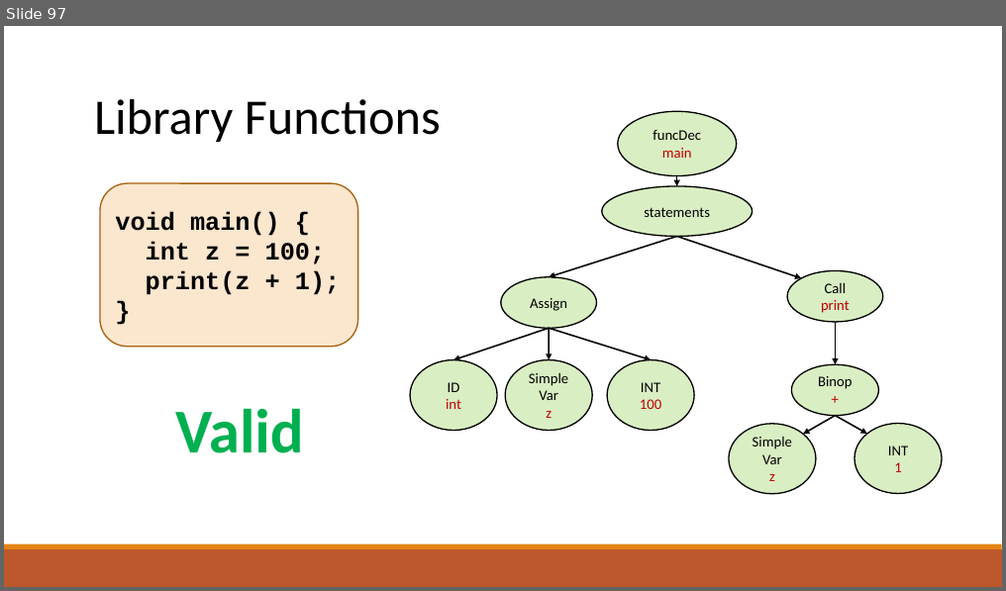
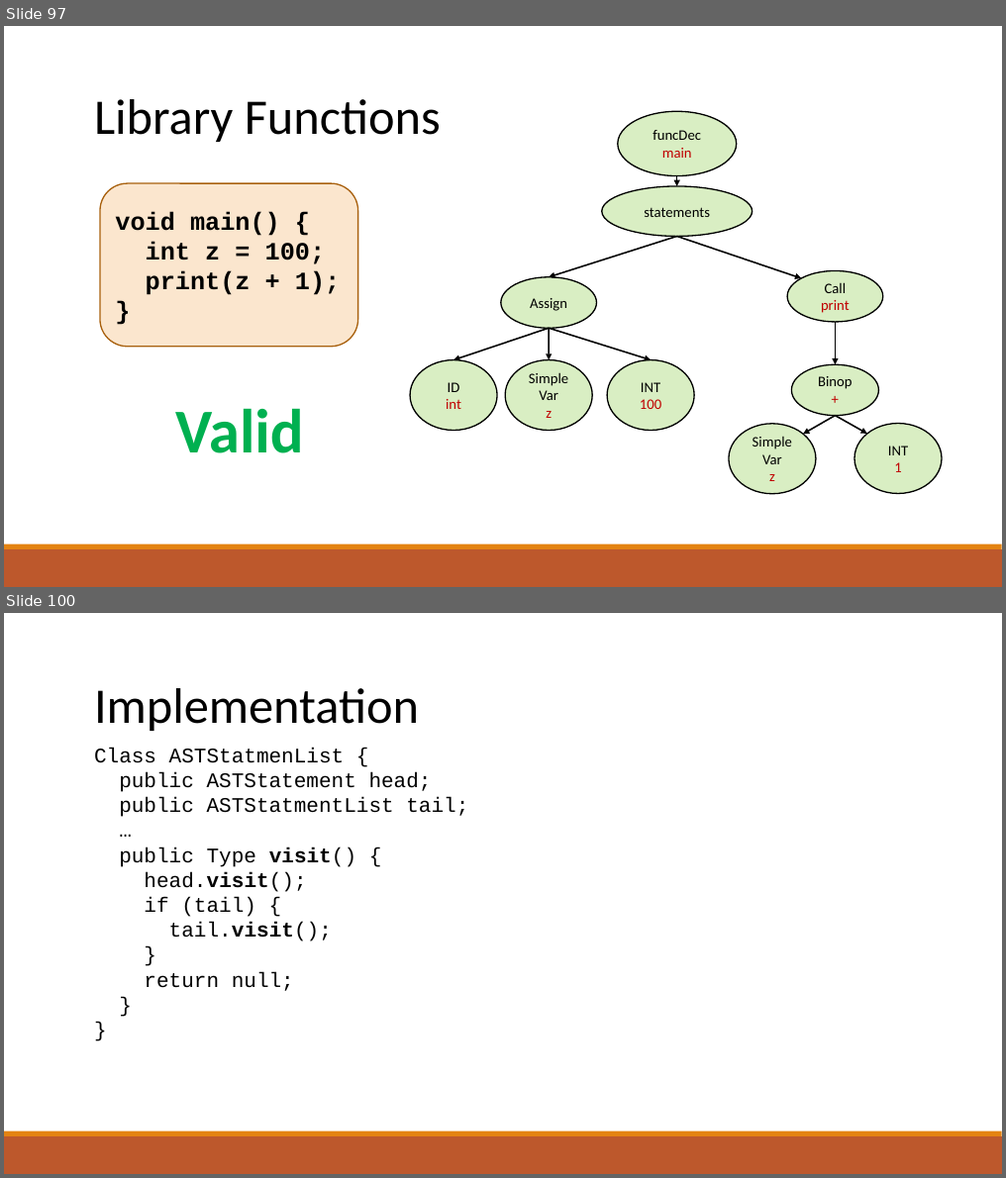
Before and after one commit to raghadzeidan/COMPILATION_TAU_FOR_STUDENTS, a slide deck: new_slides/semantic.pptx. Shown one above the other, each under a label of ours: slide 97 before the commit, slides 97 and 100 after it; the slides between them are not shown. The pictures are 1006x591 and 1006x1178 pixels, drawn with LibreOffice and Linux fonts; fonts in the diff are those of the drawing. Boxes give left, top, right and bottom in pixels: in the first picture for what was removed or moved away, otherwise in the second. Text is boxed around its words. In the diff, an @@ line names an element or a change of style, - is before the commit and + after.

```diff
--- a/new_slides/semantic.pptx
+++ b/new_slides/semantic.pptx
@@ slide 100 added at bbox=[4, 613, 1002, 1174], background #FFFFFF; not listed: 2 template elements that a slide beside it also shows @@
@@ text added at bbox=[94, 688, 419, 731], 48 pt, text #000000 @@
+Implementation
@@ text added at bbox=[94, 748, 468, 991], 20 pt, text #000000 @@
+Class ASTStatmenList {
+public ASTStatement head;
+public ASTStatmentList tail;
+…
+public Type visit() {
+head.visit();
+if (tail) {
+tail.visit();
+}
+return null;
+}
+}
```
Also in this commit, not shown: 28 other slides added, 1 other file.
